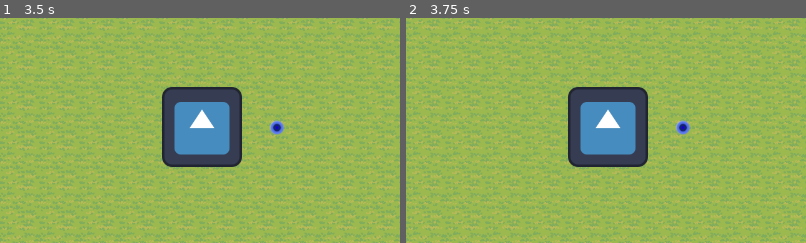
Above: before the commit, frames 1-2 (left to right).
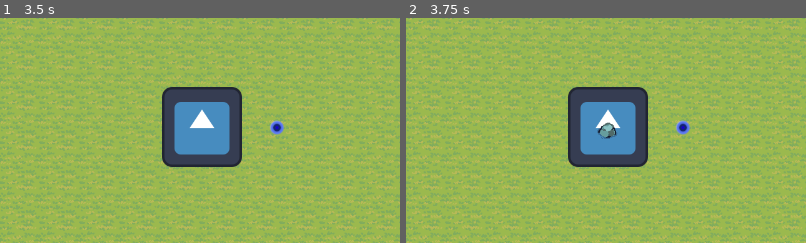
Above: after the commit, the same moments.

Repository: GlitchedSalad/global-game-jam-2026
Game: Godot game, scene res://src/scenes/level/main.tscn
The game is run twice, just before and just after one commit, with the same random seed, the same clock (stepped at 60 frames per second) and the same inputs. The engine's default icon, where the game draws it, is replaced by a stand-in: a white triangle on a blue panel in a dark square.
Inputs:
- Up to frame 1 (3.5 s): tap Enter at 0.5, 2 s; hold Right (ARROW_RIGHT) 0.53-1.28 s; tap G (G) at 0.6, 1.55, 2.1, 3.05 s; tap H (H) at 0.8, 1.35, 2.3, 2.85 s; tap Space at 1.25, 2.75 s; hold Down (ARROW_DOWN) 1.28-2.03 s; hold Right (ARROW_RIGHT) 2.03-2.78 s; hold Up (ARROW_UP) from 2.78 s (still down)
- Up to frame 2 (3.75 s): tap Enter at 3.5 s; release Up (ARROW_UP) at 3.53 s; hold Left (ARROW_LEFT) from 3.53 s (still down); tap J (J) at 3.6 s
The pictures show only the part of the screen within x 25-75%, y 26-76%; the shares and areas given below are measured in that part.

Frame 1 is identical in both runs. In frame 2, 0.3% of the frame differs, in the area x 47-53%, y 46-54%.

Commit message:
single projectile works

Diff:
--- a/src/scenes/entities/attacks/fireball_attack.gd
+++ b/src/scenes/entities/attacks/fireball_attack.gd
@@ -2,5 +2,8 @@
 
 @export var fireball_spawner: ProjectileSpawner
 
+func _ready() -> void:
+	fireball_spawner = get_node("ProjectileSpawner")
+
 func attack(direction: Vector2) -> void:
 	fireball_spawner.spawn_projectile(direction)
--- a/src/scenes/entities/projectiles/fireballProjectile.tscn
+++ b/src/scenes/entities/projectiles/fireballProjectile.tscn
@@ -1,6 +1,28 @@
 [gd_scene format=3 uid="uid://vecdkg8tcvyq"]
 
 [ext_resource type="Script" uid="uid://d30n4ekrlj8hn" path="res://src/scripts/entities/projectiles/fireball_projectile.gd" id="1_t34b3"]
+[ext_resource type="Texture2D" uid="uid://jdfxjqe8n0bo" path="res://src/assets/Terrain/Decorations/Rocks/Rock1.png" id="2_3hawb"]
+[ext_resource type="Texture2D" uid="uid://c2tos1omse0cv" path="res://icon.svg" id="2_prq5w"]
+[ext_resource type="PackedScene" uid="uid://bys6hebroqph3" path="res://src/scenes/components/hurtboxComponent.tscn" id="3_3hawb"]
+
+[sub_resource type="CircleShape2D" id="CircleShape2D_w73ag"]
+
+[sub_resource type="ParticleProcessMaterial" id="ParticleProcessMaterial_yddmq"]
+particle_flag_disable_z = true
+gravity = Vector3(0, 98, 0)
 
 [node name="FireballProjectile" type="Node2D" unique_id=188568739]
 script = ExtResource("1_t34b3")
+
+[node name="Sprite2D" type="Sprite2D" parent="." unique_id=664612121]
+texture = ExtResource("2_3hawb")
+
+[node name="HurtboxComponent" parent="." unique_id=751094630 instance=ExtResource("3_3hawb")]
+
+[node name="CollisionShape2D" type="CollisionShape2D" parent="HurtboxComponent" unique_id=1541749183]
+shape = SubResource("CircleShape2D_w73ag")
+
+[node name="HitEffect" type="GPUParticles2D" parent="." unique_id=628234673]
+emitting = false
+texture = ExtResource("2_prq5w")
+process_material = SubResource("ParticleProcessMaterial_yddmq")
--- a/src/scenes/level/main.tscn
+++ b/src/scenes/level/main.tscn
@@ -9,6 +9,9 @@
 [ext_resource type="Texture2D" uid="uid://c2tos1omse0cv" path="res://icon.svg" id="4_srwyl"]
 [ext_resource type="PackedScene" uid="uid://dbheax1kx27dy" path="res://src/scenes/entities/pickup.tscn" id="5_8c177"]
 [ext_resource type="PackedScene" uid="uid://dcdntvpo1nj4i" path="res://src/scenes/components/hud.tscn" id="6_srwyl"]
+[ext_resource type="PackedScene" uid="uid://hk2c87ramnko" path="res://src/scenes/entities/attacks/fireballAttack.tscn" id="8_msnoq"]
+[ext_resource type="PackedScene" uid="uid://bshpxi4v4f6ni" path="res://src/scenes/entities/projectileSpawner.tscn" id="9_qm6ml"]
+[ext_resource type="PackedScene" uid="uid://vecdkg8tcvyq" path="res://src/scenes/entities/projectiles/fireballProjectile.tscn" id="10_spl18"]
 
 [sub_resource type="TileSetAtlasSource" id="TileSetAtlasSource_srwyl"]
 texture = ExtResource("2_8c177")
@@ -598,7 +601,7 @@
 tile_set = SubResource("TileSet_msnoq")
 script = ExtResource("4_6omyi")
 
-[node name="CharacterBase" parent="." unique_id=2023623591 node_paths=PackedStringArray("controller") instance=ExtResource("2_2couc")]
+[node name="CharacterBase" parent="." unique_id=2023623591 node_paths=PackedStringArray("controller") groups=["player"] instance=ExtResource("2_2couc")]
 controller = NodePath("CharController")
 
 [node name="CharController" parent="CharacterBase" unique_id=823443357 instance=ExtResource("3_8c177")]
@@ -614,6 +617,11 @@
 position = Vector2(-0.5, -0.5)
 shape = SubResource("RectangleShape2D_8c177")
 
+[node name="Attack1" parent="CharacterBase" unique_id=367342759 instance=ExtResource("8_msnoq")]
+
+[node name="ProjectileSpawner" parent="CharacterBase/Attack1" unique_id=1217009242 instance=ExtResource("9_qm6ml")]
+ProjectileScene = ExtResource("10_spl18")
+
 [node name="Camera2D" type="Camera2D" parent="." unique_id=680524002]
 
 [node name="pickup" parent="." unique_id=539630175 instance=ExtResource("5_8c177")]
--- a/src/scripts/entities/character_base.gd
+++ b/src/scripts/entities/character_base.gd
@@ -2,12 +2,17 @@
 
 @export var controller : Node
 @export var shield_node : Node
+@export var attack1: Attack
+var direction: Vector2
 
 
 func _ready() -> void:
 	controller = get_node("CharController")
 	controller.move.connect(_on_controller_move)
 	#controller.shield.connect(_on_controller_shield)
+	attack1 = get_node("Attack1")
+	controller.attack1.connect(_on_attack1)
+	direction = Vector2.RIGHT
 
 
 func _process(delta: float) -> void:
@@ -15,6 +20,7 @@
 
 func _on_controller_move(vec : Vector2):
 	global_position += vec
+	direction = vec
 
 func _on_controller_shield():
 	print("shield . do_something")
@@ -23,3 +29,7 @@
 func add_xp(xp: int):
 	print("add me some xp")
 	pass
+
+func _on_attack1():
+	attack1.attack(direction)
+	print(direction)
--- a/src/scripts/entities/projectile_spawner.gd
+++ b/src/scripts/entities/projectile_spawner.gd
@@ -8,4 +8,4 @@
 
 	if (projectile is Projectile):
 		projectile.initialize(direction, global_position)
-		get_tree().root.add_child(projectile)
+		get_tree().root.add_child.call_deferred(projectile)
--- a/src/scripts/entities/projectiles/fireball_projectile.gd
+++ b/src/scripts/entities/projectiles/fireball_projectile.gd
@@ -22,6 +22,9 @@
 	lifeTimer.autostart = true
 
 
+func _process(delta: float) -> void:
+	position += direction * speed * delta
+
 func _on_hurtbox_hit(hitbox: HitboxComponent):
 	sprite.visible = false
 	hurtbox.set_deferred("Monitoring", false)
